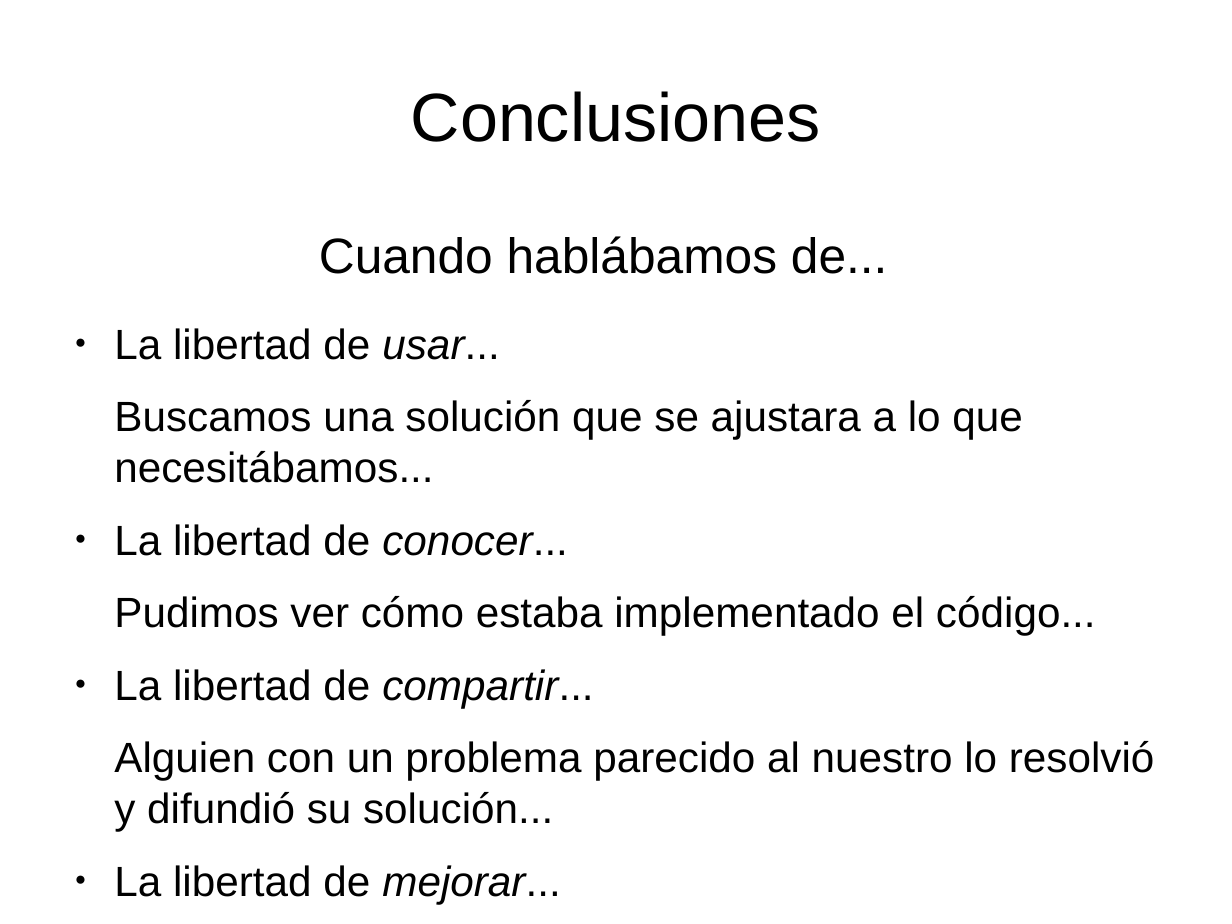
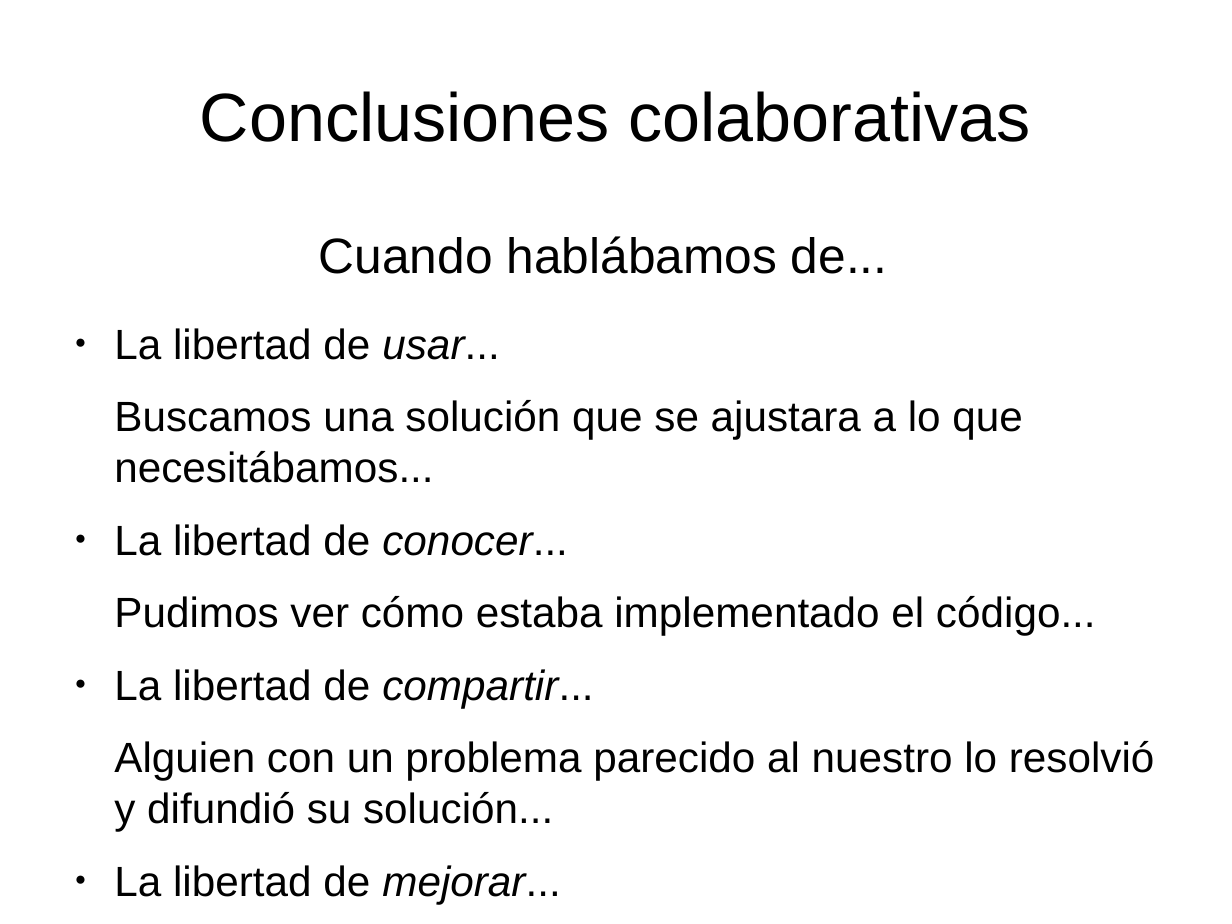
Before and after one commit to opensas/floss-demo, a slide deck: slide 25 of docs/TallerSL.odp (slide 15 before the commit). Drawn at 1232x924 pixels with LibreOffice and Linux fonts; fonts in the diff are those of the drawing. Boxes give left, top, right and bottom in pixels: in the first picture for what was removed or moved away, otherwise in the second. Text is boxed around its words. In the diff, an @@ line names an element or a change of style, - is before the commit and + after.

```diff
--- a/docs/TallerSL.odp
+++ b/docs/TallerSL.odp
@@ title at [200,91,1031,142]: text changed @@
-Conclusiones
+Conclusiones colaborativas
```
Also in this commit, not shown: 6 other slides changed, 12 slides added, 2 other files.
